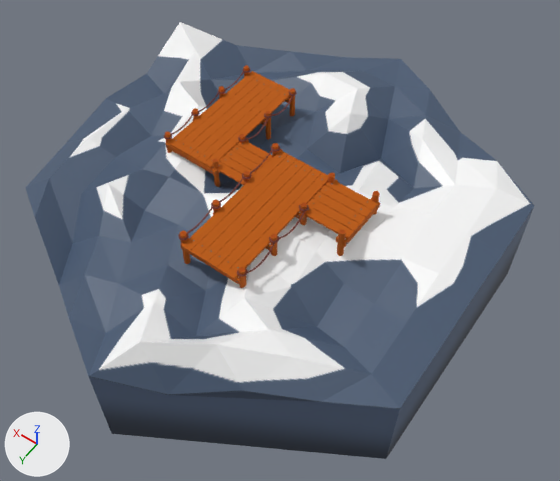
The glTF model code/models/harbor.glb: old version first, new version second.
Camera for both pictures: a camera (50 mm lens) standing at (-1.196, 1.615, 2.425) and looking at (-0.08, 0.054, -0.029). Arrows for +X, +Y and +Z are at lower left; the lights stay in place. Where no turn or scale is listed for an object, it has been applied to the vertices.

Script lines for the objects in view, before the commit:
```python
me_cylinder = bpy.data.meshes.new('Cylinder')
me_cylinder.from_pydata(...)  # 115 vertices, 226 faces; spans x -0.87..0.87, y -1.0..1.0, z -0.25..0.28
# faces by material slot: [196, 30]
me_cylinder.materials.append(mat_water_light_001)  # picture img_baked_mat2
me_cylinder.materials.append(mat_water_gradient_001)  # picture img_baked_mat1
me_cylinder_048_material_001_0_001 = bpy.data.meshes.new('Cylinder.048_Material.001_0.001')
me_cylinder_048_material_001_0_001.from_pydata(...)  # 581 vertices, 974 faces; spans x -0.279..0.197, y -0.083..0.501, z 0.013..0.18
me_cylinder_048_material_001_0_001.materials.append(mat_material_008)  # orange #b95a00
me_cylinder_048_material_002_0_001 = bpy.data.meshes.new('Cylinder.048_Material.002_0.001')
me_cylinder_048_material_002_0_001.from_pydata(...)  # 1888 vertices, 3716 faces; spans x -0.095..0.203, y -0.077..0.493, z 0.131..0.169
me_cylinder_048_material_002_0_001.materials.append(mat_material_007)  # red #7d3f37
ob_cylinder = bpy.data.objects.new('Cylinder', me_cylinder)
ob_cylinder.location = (0.0, 0.0, 0.0)
ob_cylinder_048_material_001_0_001 = bpy.data.objects.new('Cylinder.048_Material.001_0.001', me_cylinder_048_material_001_0_001)
ob_cylinder_048_material_001_0_001.location = (-0.142, -0.019, 0.153)
ob_cylinder_048_material_002_0_001 = bpy.data.objects.new('Cylinder.048_Material.002_0.001', me_cylinder_048_material_002_0_001)
ob_cylinder_048_material_002_0_001.location = (-0.142, -0.019, 0.153)
# also in view: 'Cylinder.048_Material.001_0.002' at (0.224, -0.153, 0.221)
```
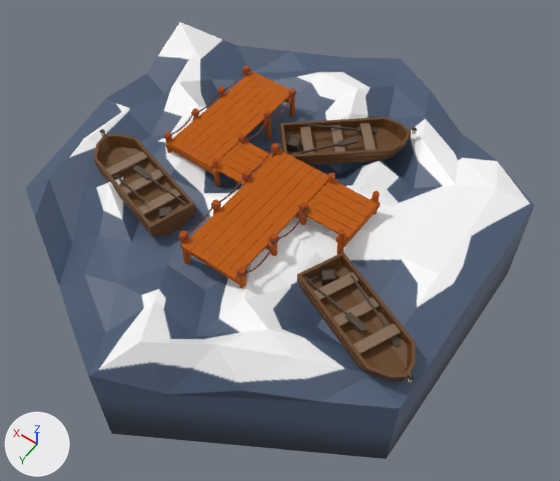
Boxes [x1, y1, x2, y2] around the edits, measured in the pictures (560 x 481 px):
'Boat_Barca_0.002', added (brown)
    after: [297, 252, 415, 381]
'Boat_Barca_0', added (brown)
    after: [93, 134, 196, 237]
'Boat_Barca_0.001', added (brown)
    after: [280, 117, 411, 165]
'Bancos_Asientos_0.002', added (brown)
    after: [314, 272, 400, 354]
'Bancos_Asientos_0', added (brown)
    after: [106, 151, 181, 215]
'Bancos_Asientos_0.001', added (brown)
    after: [300, 123, 376, 154]
'Remos_remos_0.002', added (brown)
    after: [304, 275, 401, 346]
'Remos_remos_0.001', added
    after: [289, 124, 378, 155]
'Remos_remos_0', added
    after: [105, 165, 188, 205]
'caja_remos_0.002', added
    after: [321, 270, 335, 285]
'caja_remos_0.001', added
    after: [287, 137, 300, 152]
'caja_remos_0', added
    after: [159, 207, 172, 218]
'cantos_Cajon_0.002', added
    after: [320, 269, 336, 285]
'cantos_Cajon_0.001', added
    after: [287, 136, 301, 153]

Diff of the bpy script that builds the scene:
```diff
--- a/code/models/harbor.glb.py
+++ b/code/models/harbor.glb.py
@@ ob_remos_remos_0_002 @@
+ob_remos_remos_0_002 = bpy.data.objects.new('Remos_remos_0.002', me_remos_remos_0_002)  # 48 vertices, 88 faces; spans x -0.102..0.297, y -0.101..0.055, z -0.033..0.035; in mat_remos_002 (brown #4b3d2e)
+ob_remos_remos_0_002.location = (-0.656, 0.314, 0.224)
@@ ob_cantos_cajon_0_002 @@
+ob_cantos_cajon_0_002 = bpy.data.objects.new('cantos_Cajon_0.002', me_cantos_cajon_0_002)  # 48 vertices, 80 faces; spans x -0.0217..0.0432, y 0.0833..0.1478, z 0.0..0.0347; in mat_cajon_002 (black #261c16)
+ob_cantos_cajon_0_002.location = (-0.429, 0.121, 0.186)
@@ ob_caja_remos_0_002 @@
+ob_caja_remos_0_002 = bpy.data.objects.new('caja_remos_0.002', me_caja_remos_0_002)  # 20 vertices, 10 faces; spans x -0.0185..0.0401, y 0.0864..0.1446, z 0.0034..0.0335; in mat_remos_002 (brown #4b3d2e)
+ob_caja_remos_0_002.location = (-0.429, 0.121, 0.186)
@@ ob_boat_barca_0_002 @@
+ob_boat_barca_0_002 = bpy.data.objects.new('Boat_Barca_0.002', me_boat_barca_0_002)  # 97 vertices, 190 faces; spans x -0.278..0.234, y -0.174..0.173, z -0.008..0.093; in mat_barca_002 (brown #66421c)
+ob_boat_barca_0_002.location = (-0.569, 0.309, 0.145)
@@ ob_bancos_asientos_0_002 @@
+ob_bancos_asientos_0_002 = bpy.data.objects.new('Bancos_Asientos_0.002', me_bancos_asientos_0_002)  # 24 vertices, 18 faces; spans x -0.275..0.053, y -0.087..0.186, z 0.0..0.006; in mat_asientos_002 (brown #826953)
+ob_bancos_asientos_0_002.location = (-0.465, 0.264, 0.216)
@@ ob_remos_remos_0_001 @@
+ob_remos_remos_0_001 = bpy.data.objects.new('Remos_remos_0.001', me_remos_remos_0_001)  # 48 vertices, 88 faces; spans x -0.058..0.16, y -0.092..0.263, z -0.033..0.035; in mat_remos_001 (brown #4b3d2e)
+ob_remos_remos_0_001.location = (-0.127, -0.398, 0.239)
@@ ob_cantos_cajon_0_001 @@
+ob_cantos_cajon_0_001 = bpy.data.objects.new('cantos_Cajon_0.001', me_cantos_cajon_0_001)  # 48 vertices, 80 faces; spans x -0.1273..-0.0722, y 0.03..0.0885, z 0.0..0.0347; in mat_cajon_001 (black #261c16)
+ob_cantos_cajon_0_001.location = (0.145, -0.276, 0.201)
@@ ob_caja_remos_0_001 @@
+ob_caja_remos_0_001 = bpy.data.objects.new('caja_remos_0.001', me_caja_remos_0_001)  # 20 vertices, 10 faces; spans x -0.1252..-0.0743, y 0.0321..0.0865, z 0.0034..0.0335; in mat_remos_001 (brown #4b3d2e)
+ob_caja_remos_0_001.location = (0.145, -0.276, 0.201)
@@ ob_boat_barca_0_001 @@
+ob_boat_barca_0_001 = bpy.data.objects.new('Boat_Barca_0.001', me_boat_barca_0_001)  # 97 vertices, 190 faces; spans x -0.24..0.224, y -0.215..0.211, z -0.008..0.093; in mat_barca_001 (brown #66421c)
+ob_boat_barca_0_001.location = (-0.086, -0.321, 0.16)
@@ ob_bancos_asientos_0_001 @@
+ob_bancos_asientos_0_001 = bpy.data.objects.new('Bancos_Asientos_0.001', me_bancos_asientos_0_001)  # 24 vertices, 18 faces; spans x -0.256..0.071, y -0.236..0.078, z 0.0..0.006; in mat_asientos_001 (brown #826953)
+ob_bancos_asientos_0_001.location = (0.0, -0.247, 0.231)
@@ ob_remos_remos_0 @@
+ob_remos_remos_0 = bpy.data.objects.new('Remos_remos_0', me_remos_remos_0)  # 48 vertices, 88 faces; spans x -0.297..0.103, y -0.057..0.083, z -0.033..0.035; in mat_remos (brown #4b3d2e)
+ob_remos_remos_0.location = (0.462, 0.309, 0.247)
@@ ob_caja_remos_0 @@
+ob_caja_remos_0 = bpy.data.objects.new('caja_remos_0', me_caja_remos_0)  # 20 vertices, 10 faces; spans x -0.0273..0.0309, y -0.1453..-0.0867, z 0.0034..0.0335; in mat_remos (brown #4b3d2e)
+ob_caja_remos_0.location = (0.215, 0.476, 0.209)
@@ ob_boat_barca_0 @@
+ob_boat_barca_0 = bpy.data.objects.new('Boat_Barca_0', me_boat_barca_0)  # 97 vertices, 190 faces; spans x -0.232..0.288, y -0.156..0.156, z -0.008..0.093; in mat_barca (brown #66421c)
+ob_boat_barca_0.location = (0.375, 0.304, 0.168)
@@ ob_bancos_asientos_0 @@
+ob_bancos_asientos_0 = bpy.data.objects.new('Bancos_Asientos_0', me_bancos_asientos_0)  # 24 vertices, 18 faces; spans x -0.045..0.276, y -0.162..0.088, z 0.0..0.006; in mat_asientos (brown #826953)
+ob_bancos_asientos_0.location = (0.266, 0.338, 0.239)
```
